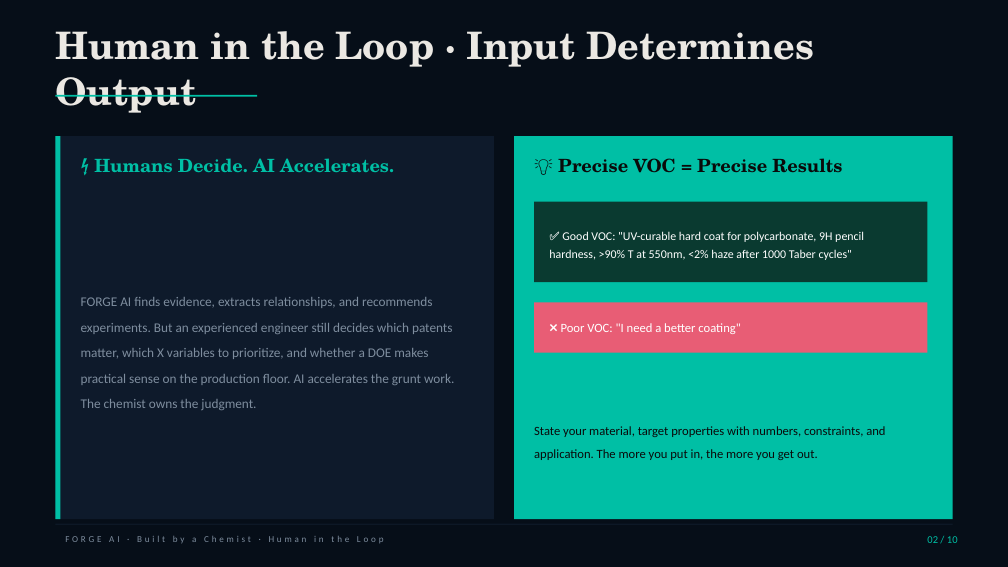
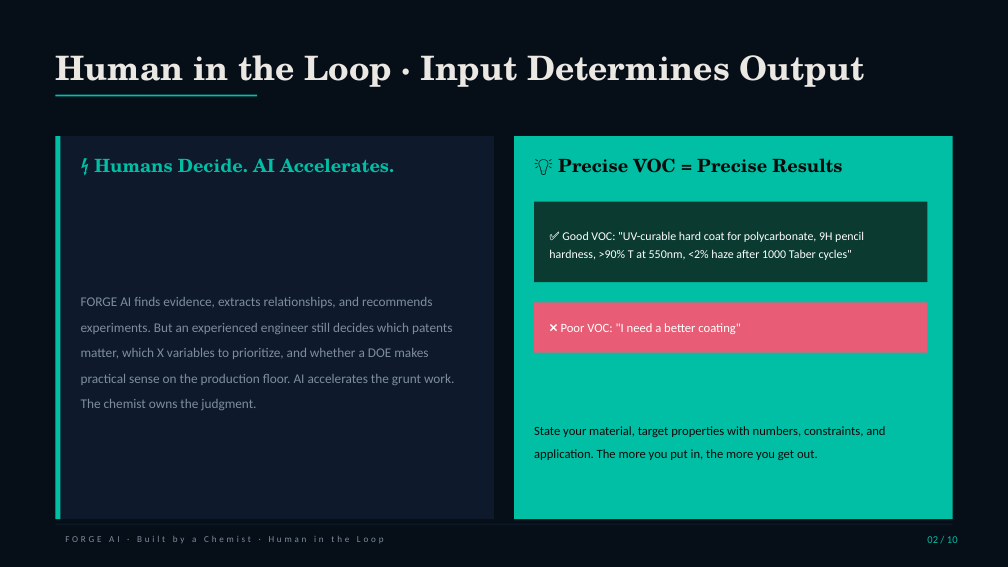
Before and after one commit to newbison/AI_CHEMIST, a slide deck: slide 2 of ppt/FORGE_AI_Deck.pptx. Drawn at 1008x567 pixels with LibreOffice and Linux fonts; fonts in the diff are those of the drawing. Boxes give left, top, right and bottom in pixels: in the first picture for what was removed or moved away, otherwise in the second. Text is boxed around its words. In the diff, an @@ line names an element or a change of style, - is before the commit and + after.

```diff
--- a/ppt/FORGE_AI_Deck.pptx
+++ b/ppt/FORGE_AI_Deck.pptx
@@ text "Human in the Loop · ..." at <box>55,55,864,87</box>: size 27 to 24 pt @@
```
Also in this commit, not shown: 4 other slides changed, 4 other files.
